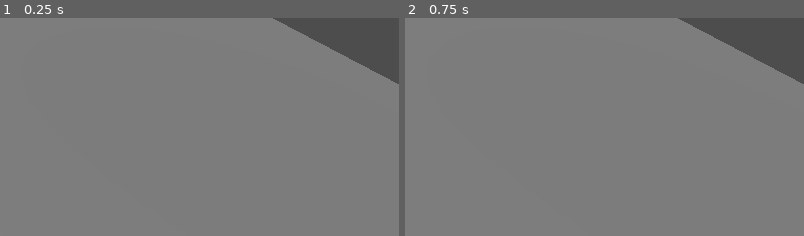
Above: before the commit, frames 1-2 (left to right).
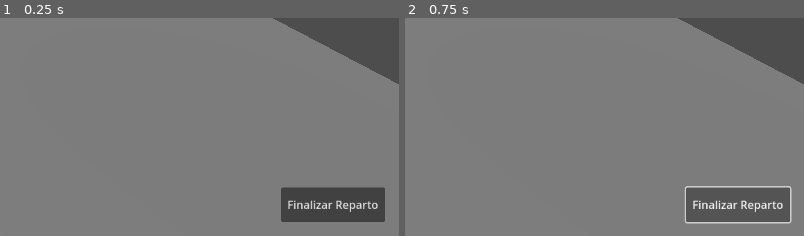
Above: after the commit, the same moments.

Repository: Francisco-GV/JuegoDelRey
Game: Godot game, scene res://mundo_principal.tscn
Two runs of this game, one before a commit and one after it. Both use one fixed random seed, a clock stepped at 60 frames per second and the inputs below. The engine's default icon, where the game draws it, is replaced by a stand-in: a white triangle on a blue panel in a dark square.
Inputs (mouse positions are % of the whole screen's width and height, from its top left):
- Up to frame 1 (0.25 s): no input
- Up to frame 2 (0.75 s): click (92, 93) at 0.5 s, where only the run after the commit has a clickable "Finalizar Reparto"
The pictures show only the part of the screen within x 50-100%, y 50-100%; the shares and areas given below are measured in that part.

The runs differ from the first frame. In frame 1, 4.1% of the frame differs, in the area x 70-97%, y 77-94%; in frame 2, 4.5%, in the area x 70-97%, y 77-95%.

Commit message:
feat(ui): Agrega botón para finalizar reparto

Diff:
--- a/mundo_principal.gd
+++ b/mundo_principal.gd
@@ -83,3 +83,10 @@
 		print("Se ha dado 1 moneda a %s. Dinero Restante: %s" % [rol_id, dinero_rey])
 	else:
 		print("No hay más dinero para repartir!")
+
+
+func _on_btn_confirmar_pressed() -> void:
+	print("--- Turno Finalizado ---")
+	print("El Rey decidió quedarse con: %d" % dinero_rey)
+	print("El reparto final fue:")
+	print(dinero_repartido)
--- a/mundo_principal.tscn
+++ b/mundo_principal.tscn
@@ -122,6 +122,14 @@
 offset_bottom = 435.0
 text = "+"
 
+[node name="BtnConfirmar" type="Button" parent="UI/Control"]
+layout_mode = 0
+offset_left = 982.0
+offset_top = 578.0
+offset_right = 1132.0
+offset_bottom = 628.0
+text = "Finalizar Reparto"
+
 [connection signal="pressed" from="UI/Control/BtnMadre" to="." method="repartir_dinero" binds= ["Madre"]]
 [connection signal="pressed" from="UI/Control/BtnAnciano" to="." method="repartir_dinero" binds= ["Anciano"]]
 [connection signal="pressed" from="UI/Control/BtnNinoPobre" to="." method="repartir_dinero" binds= ["NinoPobre"]]
@@ -129,3 +137,4 @@
 [connection signal="pressed" from="UI/Control/BtnJoven" to="." method="repartir_dinero" binds= ["Joven"]]
 [connection signal="pressed" from="UI/Control/BtnNinoDiscapacitado" to="." method="repartir_dinero" binds= ["NinoDiscapacitado"]]
 [connection signal="pressed" from="UI/Control/BtnPerro" to="." method="repartir_dinero" binds= ["Perro"]]
+[connection signal="pressed" from="UI/Control/BtnConfirmar" to="." method="_on_btn_confirmar_pressed"]
